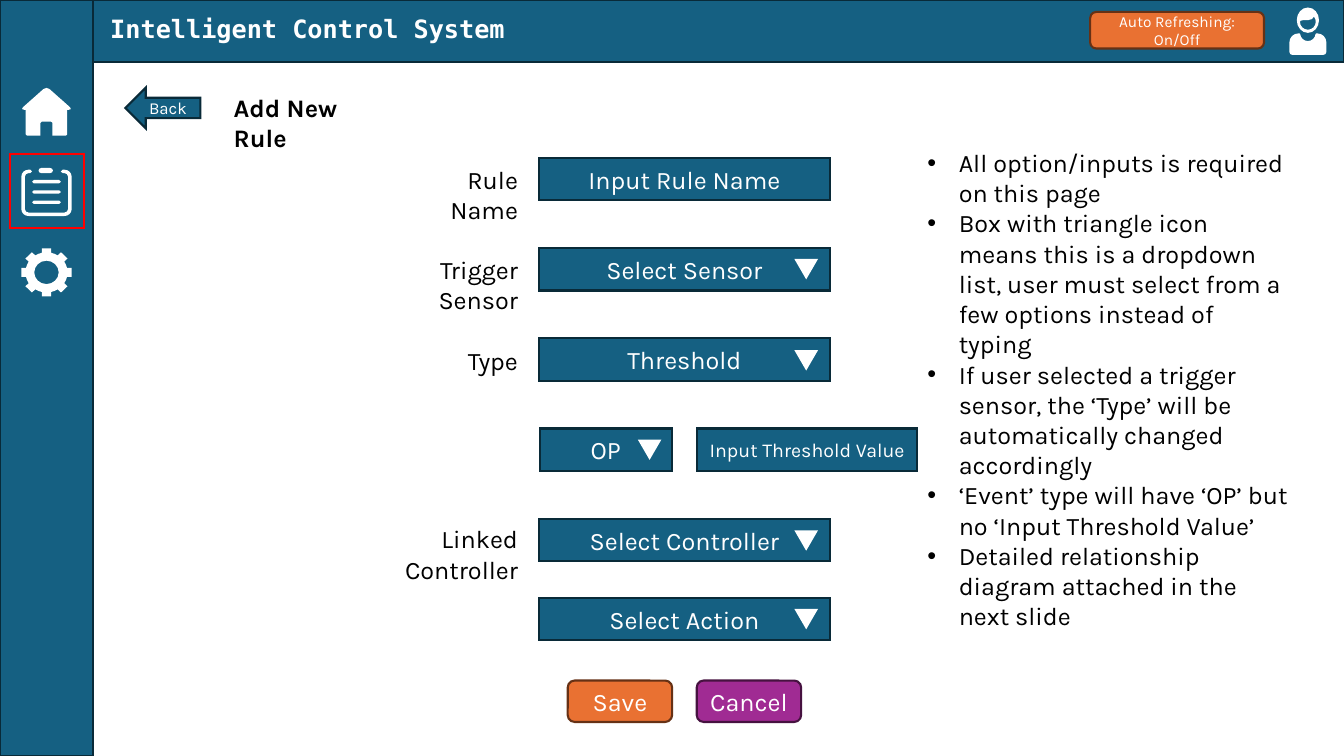
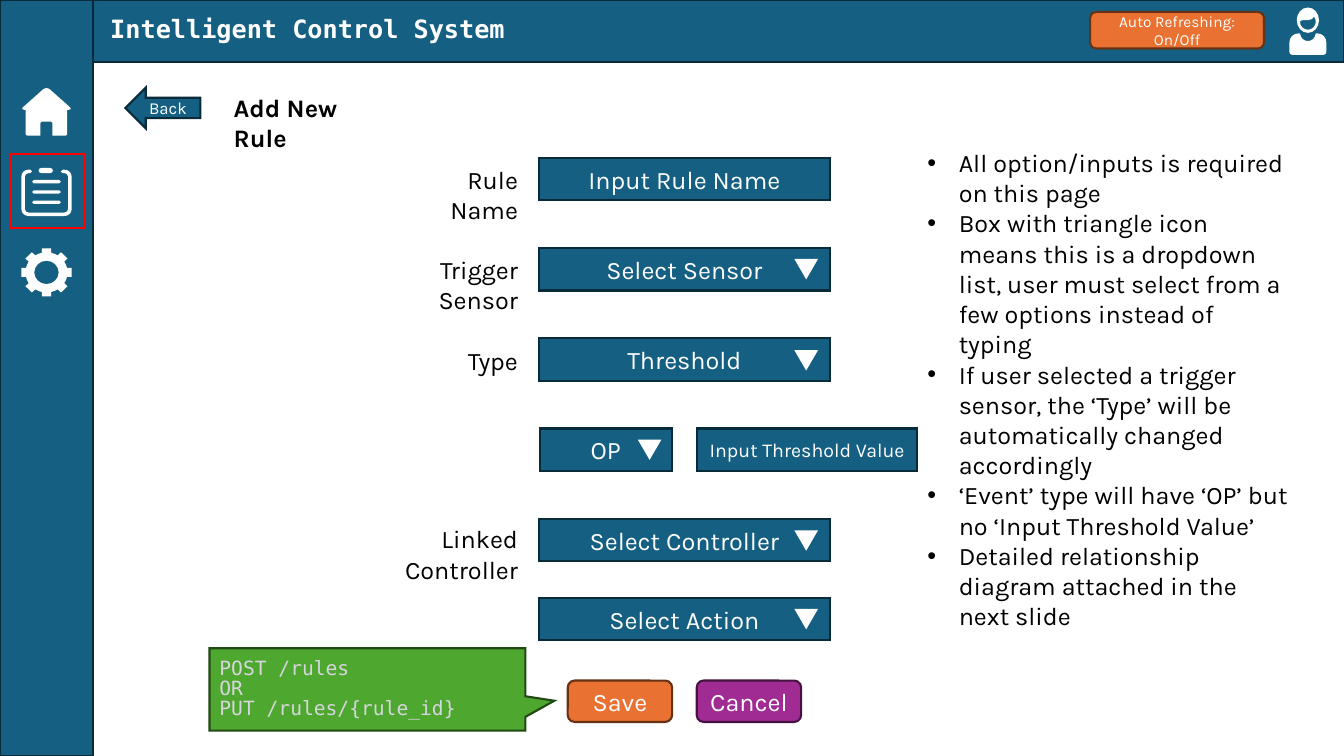
Before and after one commit to evianzhow/sep728-group-2-smart-farm, a slide deck: slide 10 of SEP728 Project Frontend Prototype.pptx (slide 9 before the commit). Drawn at 1344x756 pixels with LibreOffice and Linux fonts; fonts in the diff are those of the drawing. Boxes give left, top, right and bottom in pixels: in the first picture for what was removed or moved away, otherwise in the second. Text is boxed around its words. In the diff, an @@ line names an element or a change of style, - is before the commit and + after.

Commit message:
Added controller post event API

```diff
--- a/SEP728 Project Frontend Prototype.pptx
+++ b/SEP728 Project Frontend Prototype.pptx
@@ speech box added at (210,648,525,731), fill #4EA72E, outline #224914 1.5 pt, 14 pt, text #D6D6DD @@
+POST /rules
+OR
+PUT /rules/{rule_id}
```
Also in this commit, not shown: 3 other slides changed, 1 slide added, 2 other files.
